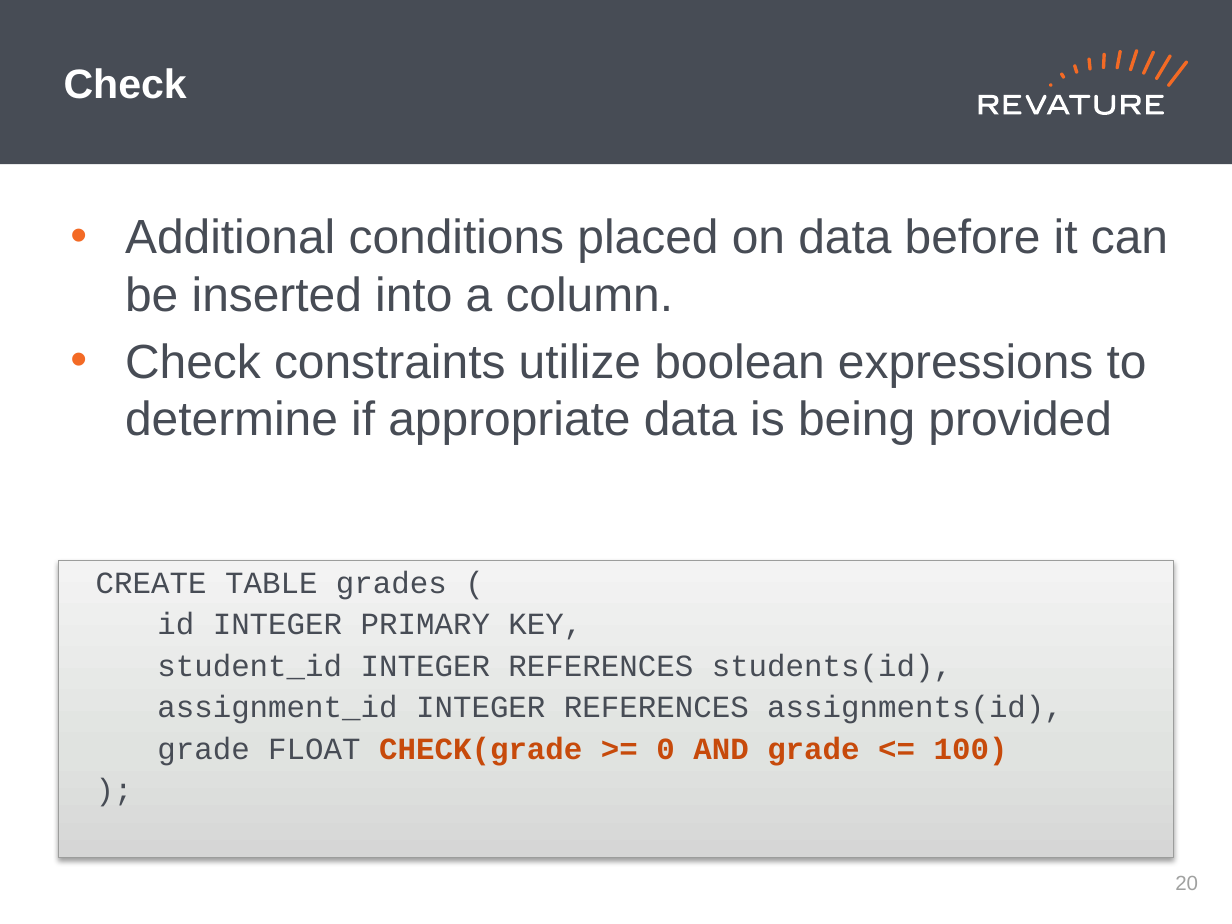
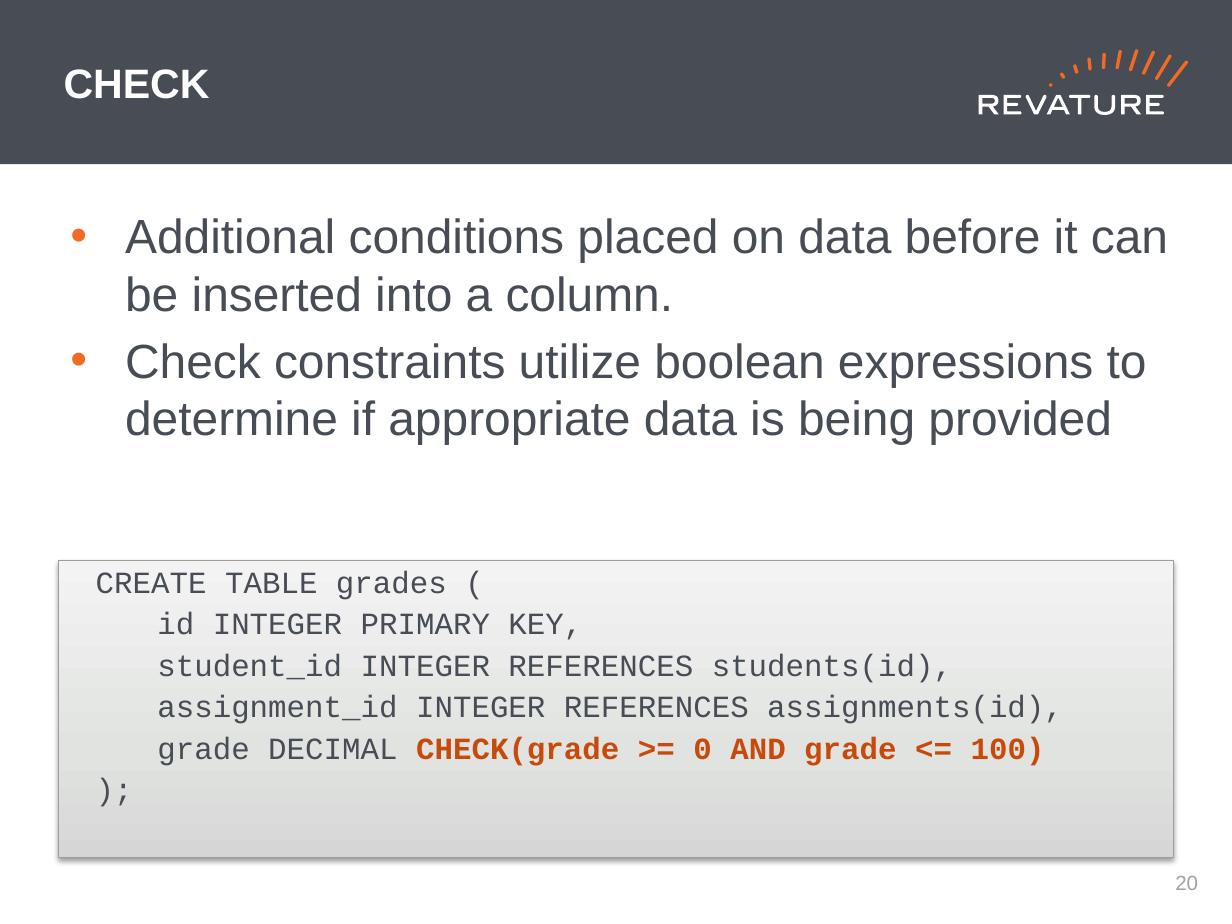
Before and after one commit to jhigherevature/ROCP-210208, a slide deck: slide 21 of powerpoints/Roc_Day7.pptx. Drawn at 1232x924 pixels with LibreOffice and Linux fonts; fonts in the diff are those of the drawing. Boxes give left, top, right and bottom in pixels: in the first picture for what was removed or moved away, otherwise in the second. Text is boxed around its words. In the diff, an @@ line names an element or a change of style, - is before the commit and + after.

```diff
--- a/powerpoints/Roc_Day7.pptx
+++ b/powerpoints/Roc_Day7.pptx
@@ title at bbox=[64, 69, 210, 99]: text changed @@
-Check
+CHECK
@@ text in rectangle at bbox=[157, 736, 1045, 766]: text changed @@
-  grade FLOAT CHECK(grade >= 0 AND grade <= 100)
+  grade DECIMAL CHECK(grade >= 0 AND grade <= 100)
```
Also in this commit, not shown: 2 other slides changed, 14 other files.
